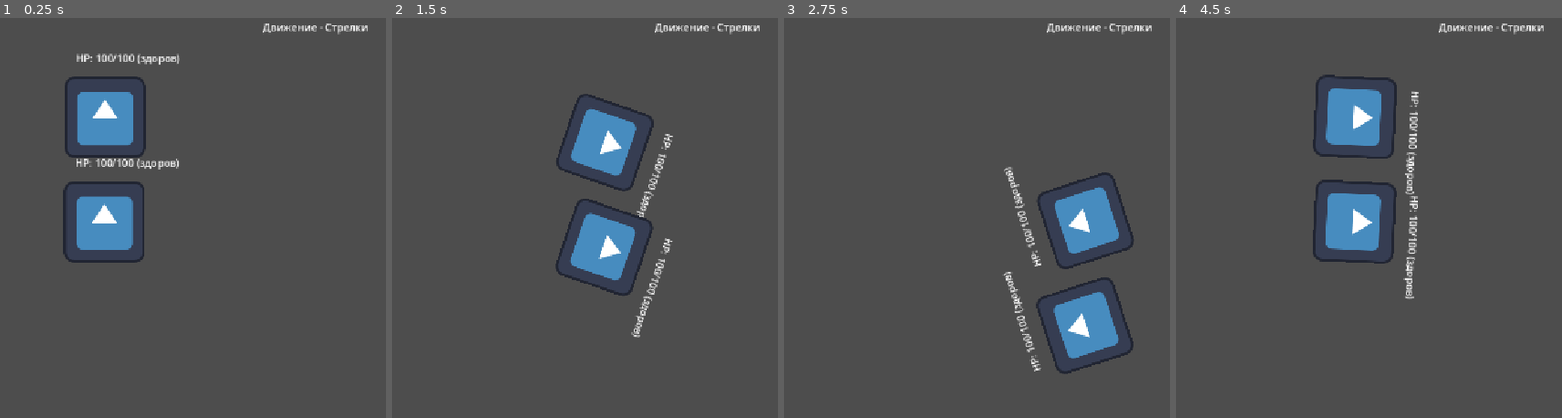
Above: before the commit, frames 1-4 (left to right).
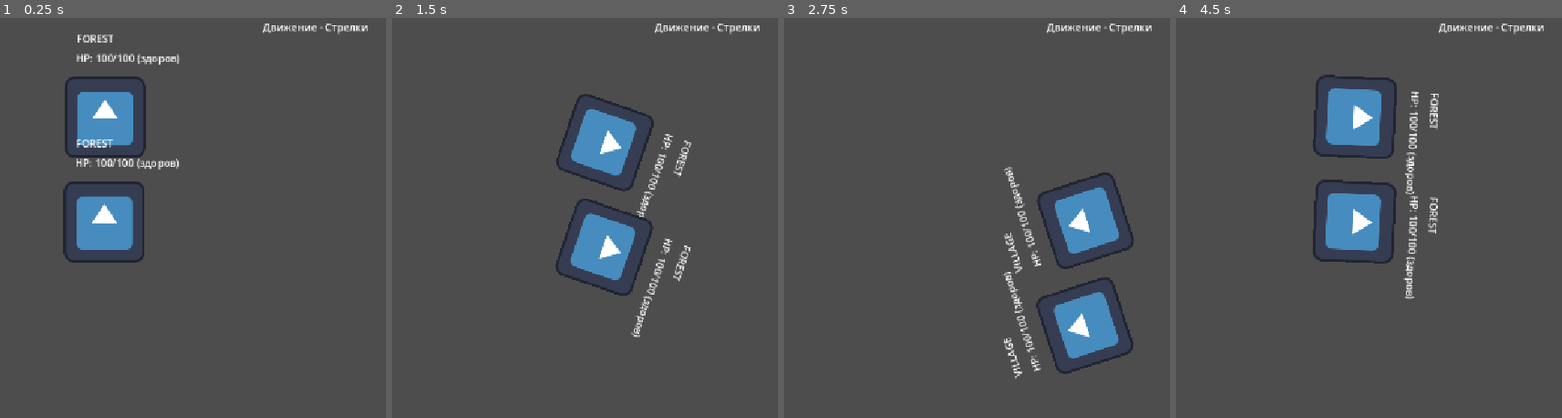
Above: after the commit, the same moments.

Repository: GoloGraFF/godot-lessons
Game: Godot game, scene res://main.tscn
Two runs of this game, one before a commit and one after it. Both use one fixed random seed, a clock stepped at 60 frames per second and the inputs below. The engine's default icon, where the game draws it, is replaced by a stand-in: a white triangle on a blue panel in a dark square.
Inputs:
- Up to frame 1 (0.25 s): no input
- Up to frame 2 (1.5 s): tap Enter (ui_accept) at 0.5, 0.77 s; hold Right (ui_right) 0.53-1.28 s; hold Down (ui_down) from 1.28 s (still down)
- Up to frame 3 (2.75 s): tap Enter (ui_accept) at 1.52 s; release Down (ui_down) at 2.03 s; hold Right (ui_right) from 2.03 s (still down)
- Up to frame 4 (4.5 s): release Right (ui_right) at 2.78 s; hold Up (ui_up) 2.78-3.53 s; tap Enter (ui_accept) at 3.02, 3.77 s; hold Left (ui_left) from 3.53 s (still down)

The runs differ from the first frame. In frame 1, 0.3% of the frame differs, in the area x 19-30%, y 4-33%; in frame 2, 0.3%; in frame 3, 0.3%; in frame 4, 0.3%.

Commit message:
добавил зоны, реакцию на зоны, закрепил if\else\match

Diff:
--- a/07. lesson 7/hero.gd
+++ b/07. lesson 7/hero.gd
@@ -4,6 +4,10 @@
 const HEIGHT: float = 648.00
 const WIDTH: float = 1152.00
 const CORNER: float = 90.51 #половина диагонали квадрата со стороной 128
+const FOREST: Vector2 = Vector2(0, WIDTH/3.0)
+const VILLAGE: Vector2 = Vector2(WIDTH/3.0, WIDTH*2.0/3.0)
+const CASTLE: Vector2 = Vector2(WIDTH*2.0/3.0, WIDTH)
+
 
 
 
@@ -18,20 +22,25 @@
 var hp: int = MAX_HP
 var gold: int = 0
 var is_alive: bool = true
-
+var zone: String
 
 
 
 
 func _ready() -> void:
-	print("=== ", hero_name, " ===")
-	print("Уровень: ", level)
-	print("HP: ", hp)
-	print("Скорость: ", default_speed)
-	print("Жив: ", is_alive)
+	#print("=== ", hero_name, " ===")
+	#print("Уровень: ", level)
+	#print("HP: ", hp)
+	#print("Скорость: ", default_speed)
+	#print("Жив: ", is_alive)
 	update_status()
+	decide_zone()
+
+
 
 func _process(delta: float) -> void:
+	$ZoneLabel.text = zone
+
 	var speed: float = default_speed
 
 	if Input.is_action_pressed("ui_accept") and status != "при смерти":
@@ -68,7 +77,7 @@
 		if hp == 0:
 			is_alive = false
 			print(hero_name, " пал")
-
+		decide_zone()
 
 func update_status() -> void:
 	if hp <= 0:
@@ -91,3 +100,16 @@
 			self.modulate = Color.BLACK #GRAY не видно изменений
 		_:
 			print("неверное значение")
+
+func decide_zone() -> void:
+	if position.x >= FOREST.x and position.x <= FOREST.y:
+		zone = "FOREST"
+	elif position.x >= VILLAGE.x and position.x <= VILLAGE.y:
+		zone = "VILLAGE"
+	elif position.x >= CASTLE.x and position.x <= CASTLE.y:
+		if hp <= 30:
+			zone = "CASTLE (DANGER)"
+		else:
+			zone = "CASTLE"
+	else:
+		zone = "OUTSIDE ZONE"
--- a/07. lesson 7/hero.tscn
+++ b/07. lesson 7/hero.tscn
@@ -13,3 +13,10 @@
 offset_right = 46.0
 offset_bottom = -82.0
 text = "HP: 100/100"
+
+[node name="ZoneLabel" type="Label" parent="." unique_id=1020837683]
+offset_left = -45.0
+offset_top = -136.0
+offset_right = -1.0
+offset_bottom = -113.0
+text = "ZONE"
Not shown, changed: DEVLOG.md
